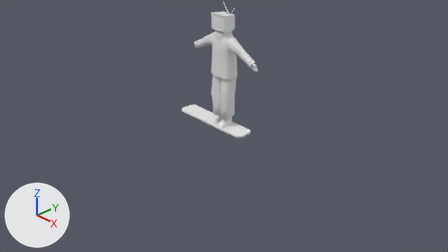
The Blender file RAW/Descent_Char.blend, before and after one commit.
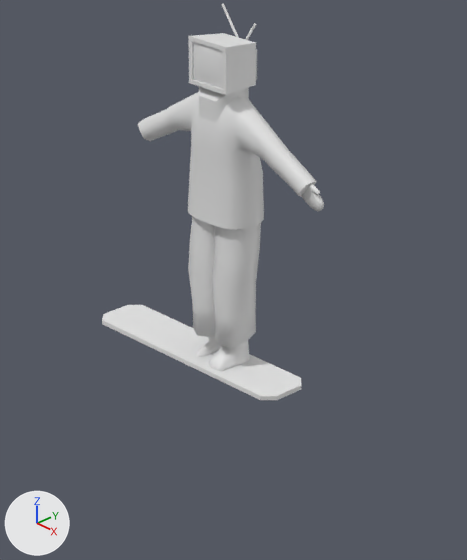
Each version appears first from the file's camera 'Camera', and next in a close-up on the part from 33% to 69% of the width and 0% to 76% of the height. Lighting does not change. The marker at lower left points along +X, +Y and +Z. The older version's two pictures come first.

The first close-up shows 'BoardPlaceholder', 'Boot', 'Coat', 'Cube', 'Hand', 'Pants', 'TestPawn'.
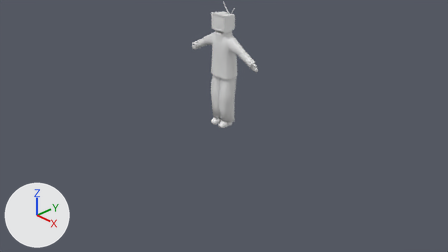
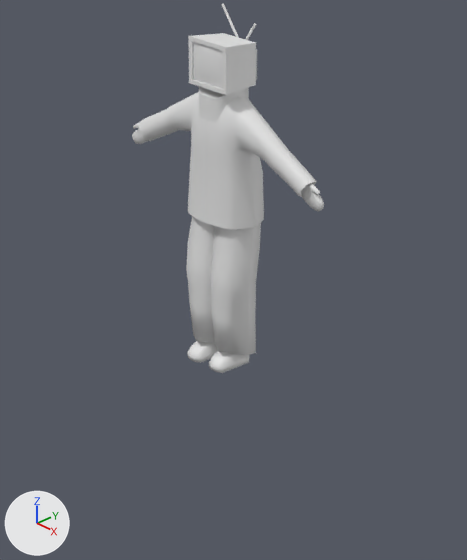
Where the change shows, as pixel boxes [x1, y1, x2, y2] in the close-ups (467 x 560 px; the box of a moved part takes in the faces that stretch with it):
'Pants', reshaped (6% taller)
    before: [188, 216, 261, 347]
    after: [186, 216, 261, 355]
'BoardPlaceholder', hidden
    before: [102, 305, 301, 400]
'Hand', moved, modifiers changed, turned, rescaled
    before: [302, 184, 324, 212]
    after: [132, 123, 324, 212]
'TestPawn', hidden (mostly hidden)
    before: [197, 198, 261, 357]
part 1 of me_cube, moved or reshaped (mostly hidden afterwards)
    both: [299, 182, 316, 197]
part 3 of me_cube_005, built on
    before: [188, 218, 256, 347]
    after: [186, 218, 256, 355]

The change, as a list of edits to the scene's bpy script:
```text
Change me_cube:
    used by ob_coat; location = (0.0, 0.0, 0.0)
    verts and faces of me_cube; kept vertices keep their numbers, new ones are numbered from 124
    before: 58 (0.687, -0.001, 1.297) at pixel (306, 190)
    remove me_cube.from_pydata(...)  # 124 vertices, 117 faces; spans x 0.0..0.736, y -0.147..0.178, z 0.94..1.78
    add me_cube.from_pydata(...)  # 122 vertices, 113 faces; spans x 0.0..0.736, y -0.155..0.178, z 0.94..1.78
    me_cube part 1
    add verts[58] = (0.611, -0.001, 1.348)  # moved
    other edits to the shape of me_cube do not show in these pictures
Change me_cube_003:
    used by ob_hand; location = (0.659, -0.002, 1.304); rotation_euler = (0.0, 0.547, 0.0), in degrees (0, 31, 0); scale = (0.0781, 0.0781, 0.0781)
    remove me_cube_003.from_pydata(...)  # 82 vertices, 81 faces; spans x -1.92..2.25, y -0.3..0.24, z -0.59..1.04
    add me_cube_003.from_pydata(...)  # 82 vertices, 81 faces; spans x 0.53..0.82, y -0.03..0.02, z 1.19..1.39
    me_cube_003 part 2: the whole mesh is turned 31.4 degrees about the y axis through its middle and scaled by 0.0781, then moved by (0.51, 0.03, 1.09)
Change me_cube_005:
    used by ob_pants; location = (0.0, 0.0, 0.0)
    remove me_cube_005.from_pydata(...)  # 62 vertices, 58 faces; spans x -0.017..0.236, y -0.133..0.166, z 0.156..1.174
    add me_cube_005.from_pydata(...)  # 78 vertices, 74 faces; spans x -0.017..0.236, y -0.148..0.166, z 0.051..1.174
    me_cube_005 part 3
    1 vertex is removed from x 0.109, y -0.133, z 0.562
    16 faces are deleted
    3 vertices in x 0.02..0.18, y -0.13..-0.089, z 0.156..0.16 move by (0.0, 0.0, -0.041)
    3 vertices in x 0.016..0.21, y -0.11..-0.086, z 0.737..0.739 move by (0.0, -0.016, 0.0)
    11 vertices move from x -0.006..0.206, y -0.114..0.125, z 0.18..0.56 to x -0.006..0.206, y -0.14..0.125, z 0.051..0.56
    17 vertices are added at x -0.017..0.235, y -0.148..0.107, z 0.473..0.606
    32 new faces join them
Change ob_testpawn:
    add ob_testpawn.hide_set(True)
Change ob_hand:
    ob_hand.rotation_euler: (0.0, 0.547, 0.0) -> (0.0, 0.0, 0.0)  # degrees (0, 31, 0) -> degrees (0, 0, 0)
    ob_hand.scale: (0.0781, 0.0781, 0.0781) -> (1.0, 1.0, 1.0)
    ob_hand.location: (0.659, -0.002, 1.304) -> (0.0, 0.0, 0.0)
    add _m = ob_hand.modifiers.new('Mirror', 'MIRROR')
Change ob_boot:
    add _m = ob_boot.modifiers.new('Mirror', 'MIRROR')
Change ob_boardplaceholder:
    add ob_boardplaceholder.hide_set(True)
```
